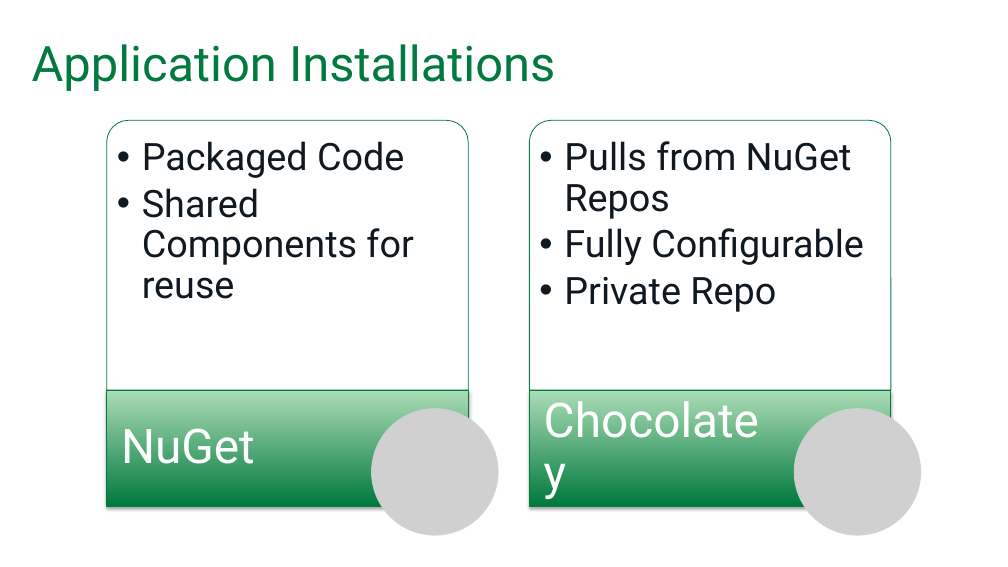
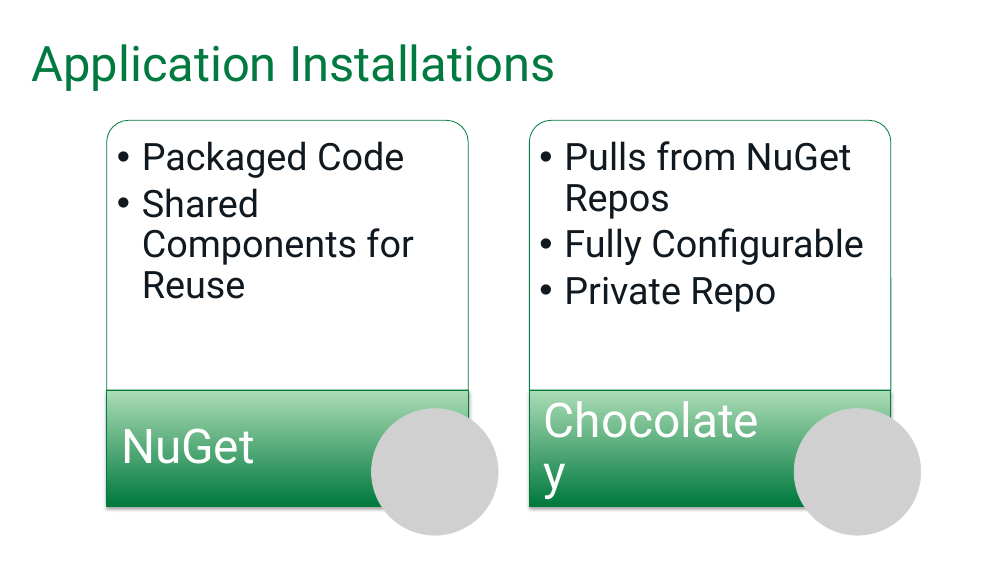
Before and after one commit to SQLPioneer/Presentations, a slide deck: slide 28 of Automation/EnvironmentAutomation.pptx (slide 9 before the commit). Drawn at 1008x567 pixels with LibreOffice and Linux fonts; fonts in the diff are those of the drawing; grey boxes stand for pictures; background and template pictures are left out. Boxes give left, top, right and bottom in pixels: in the first picture for what was removed or moved away, otherwise in the second. Text is boxed around its words. In the diff, an @@ line names an element or a change of style, - is before the commit and + after.

```diff
--- a/Automation/EnvironmentAutomation.pptx
+++ b/Automation/EnvironmentAutomation.pptx
@@ text at box(142, 188, 413, 299): text changed @@
-  • Shared Components for reuse
+  • Shared Components for Reuse
```
Also in this commit, not shown: 2 other slides changed, 21 slides added.
